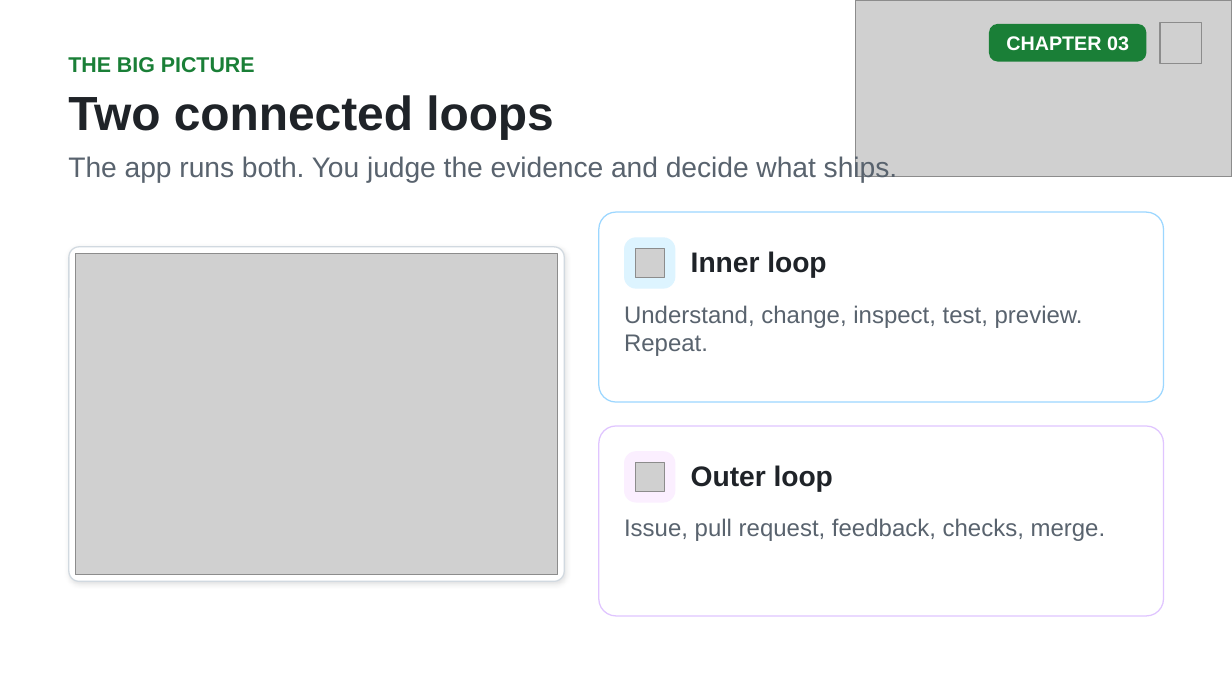
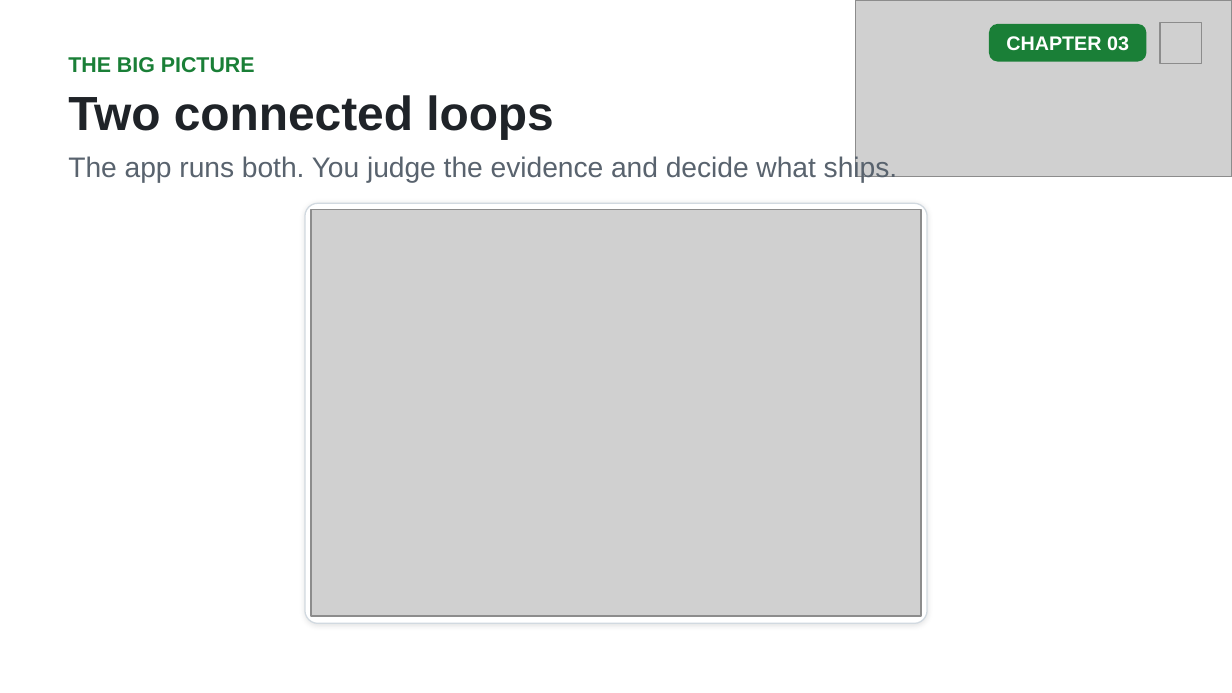
Before and after one commit to github/copilot-app-for-beginners, a slide deck: slide 4 of slides/03-development-workflows.pptx. Drawn at 1232x693 pixels with LibreOffice and Linux fonts; fonts in the diff are those of the drawing; grey boxes stand for pictures. Boxes give left, top, right and bottom in pixels: in the first picture for what was removed or moved away, otherwise in the second. Text is boxed around its words. In the diff, an @@ line names an element or a change of style, - is before the commit and + after.

```diff
--- a/slides/03-development-workflows.pptx
+++ b/slides/03-development-workflows.pptx
@@ rounded rectangle: place and size @@
-rounded rectangle at (69, 246, 564, 582)
+rounded rectangle at (306, 203, 928, 623)
@@ picture: place and size @@
-picture at (75, 254, 558, 575)
+picture at (310, 209, 920, 616)
@@ rounded rectangle removed at (599, 212, 1163, 402) @@
@@ rounded rectangle removed at (625, 238, 676, 290) @@
@@ picture removed at (636, 249, 665, 278) @@
@@ text removed at (691, 251, 826, 278) @@
-Inner loop
@@ text removed at (624, 305, 1083, 356) @@
-Understand, change, inspect, test, preview. Repeat.
@@ rounded rectangle removed at (599, 426, 1163, 616) @@
@@ rounded rectangle removed at (625, 451, 676, 503) @@
@@ picture removed at (636, 462, 665, 492) @@
@@ text removed at (691, 465, 833, 492) @@
-Outer loop
@@ text removed at (624, 518, 1106, 541) @@
-Issue, pull request, feedback, checks, merge.
```
Also in this commit, not shown: 2 other slides changed, 7 other files.
